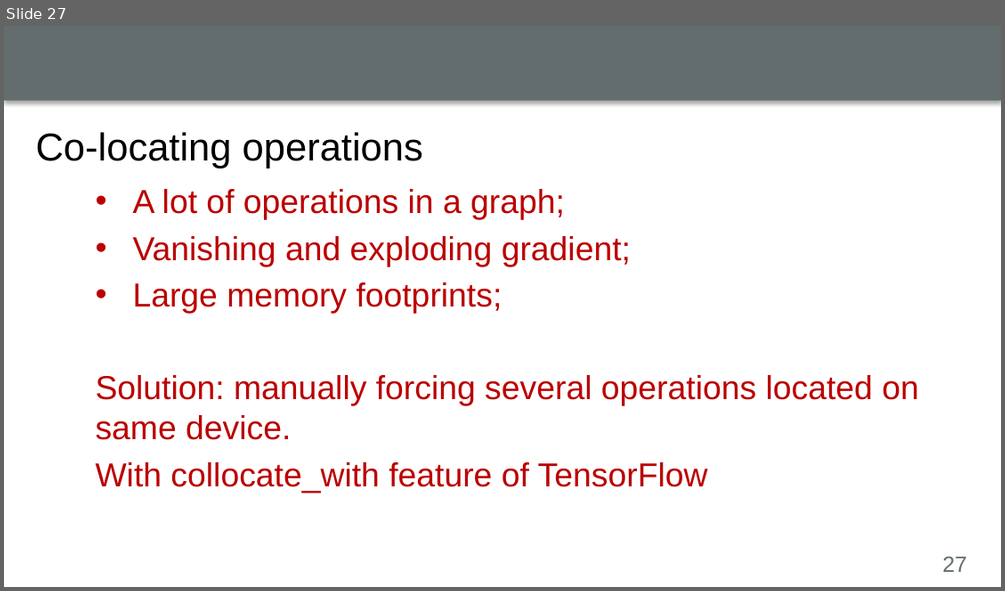
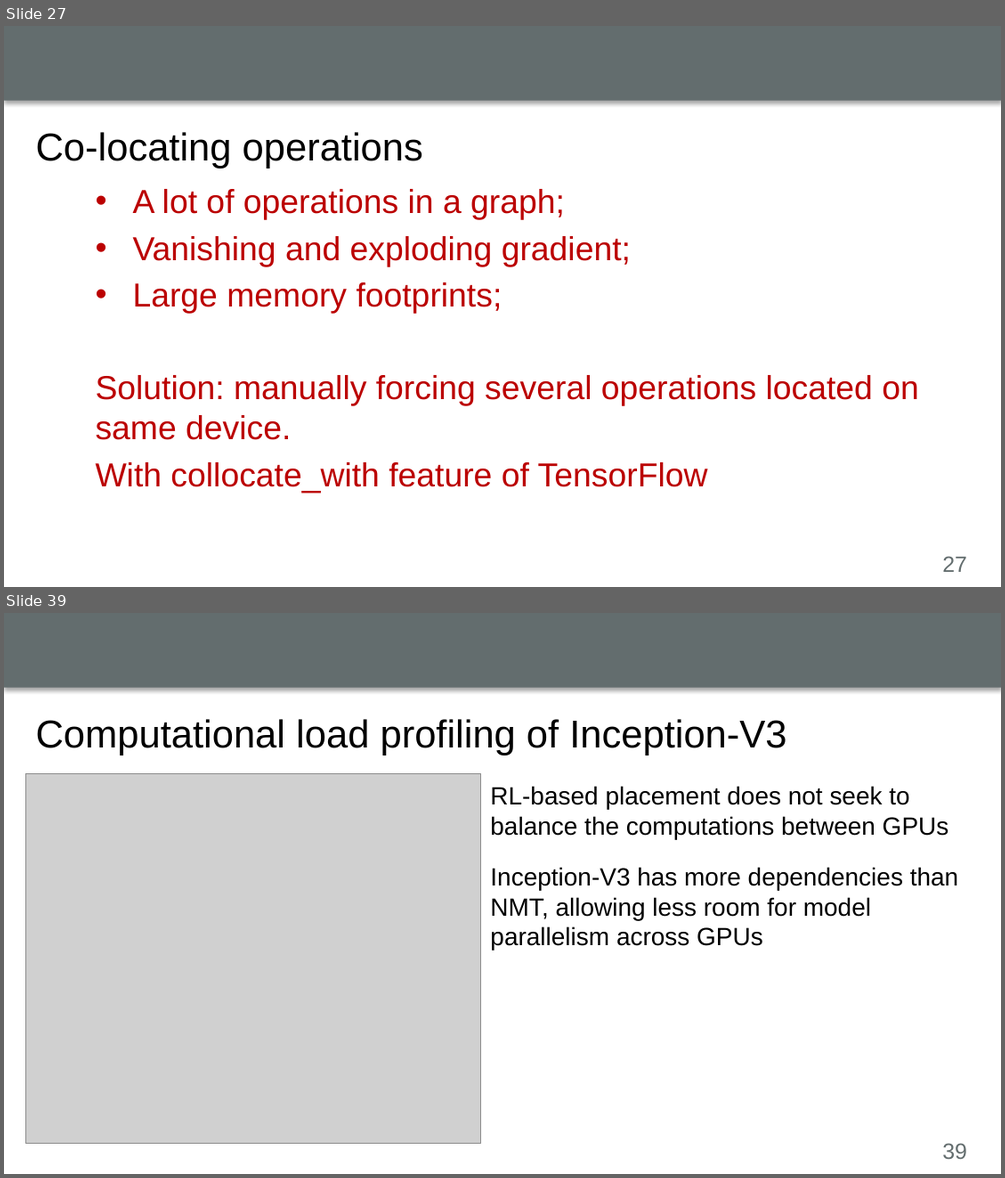
Before and after one commit to luyuliu/CSE-5194, a slide deck: presentation/presentation.pptx. Shown one above the other, each under a label of ours: slide 27 before the commit, slides 27 and 39 after it; the slides between them are not shown. The pictures are 1005x591 and 1005x1178 pixels, drawn with LibreOffice and Linux fonts; fonts in the diff are those of the drawing; grey boxes stand for pictures; background and template pictures are left out. Boxes give left, top, right and bottom in pixels: in the first picture for what was removed or moved away, otherwise in the second. Text is boxed around its words. In the diff, an @@ line names an element or a change of style, - is before the commit and + after.

```diff
--- a/presentation/presentation.pptx
+++ b/presentation/presentation.pptx
@@ slide 39 added at box(4, 613, 1001, 1174), background #FFFFFF; not listed: 2 template elements that a slide beside it also shows @@
@@ title added at box(36, 719, 786, 755), 28 pt, text #000000 @@
+Computational load profiling of Inception-V3
@@ picture added at box(26, 773, 480, 1143) @@
@@ text added at box(490, 786, 949, 839), 18 pt, text #000000 @@
+RL-based placement does not seek to balance the computations between GPUs
@@ text added at box(490, 867, 958, 950), 18 pt, text #000000 @@
+Inception-V3 has more dependencies than NMT, allowing less room for model parallelism across GPUs
```
Also in this commit, not shown: 1 slide changed, 27 other slides added, 1 slide removed.
